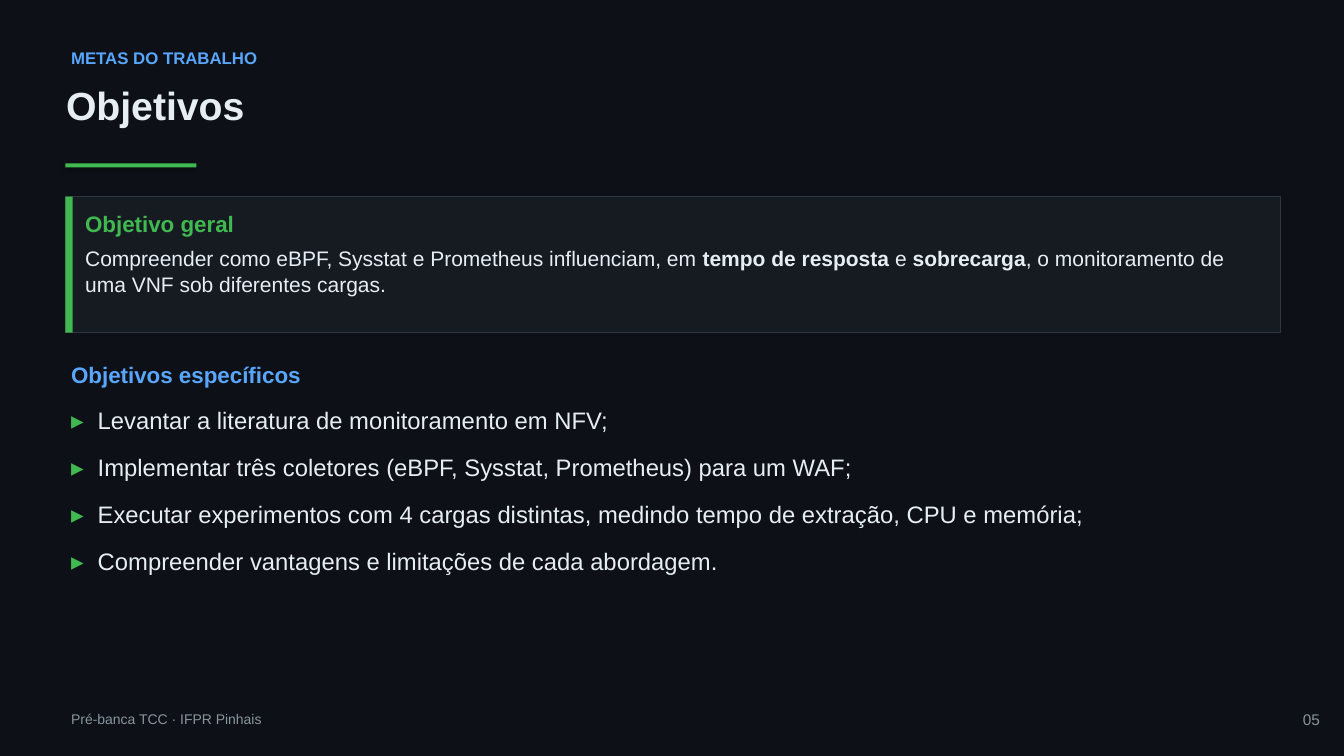
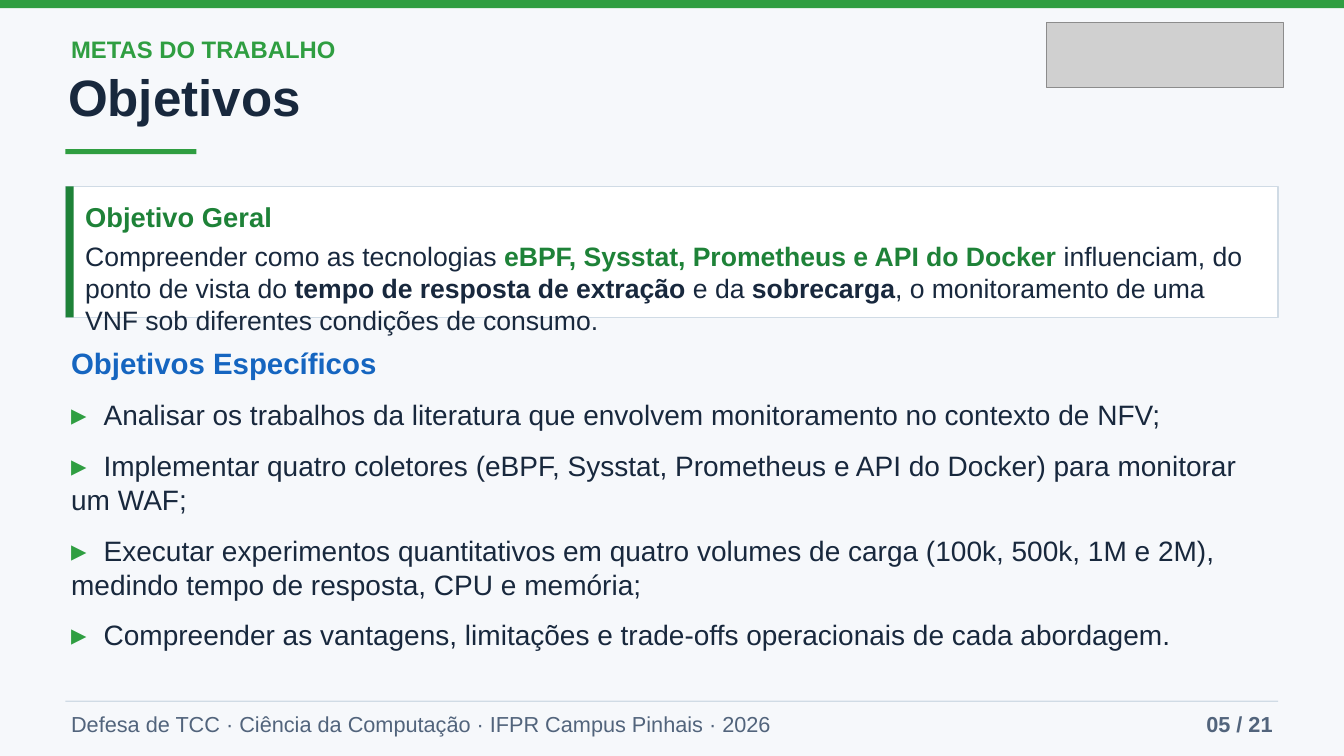
Before and after one commit to joaopedroplinta/vnf-monitoring-benchmark, a slide deck: slide 5 of docs/apresentacao/apresentacao_tcc.pptx. Drawn at 1344x756 pixels with LibreOffice and Linux fonts; fonts in the diff are those of the drawing; grey boxes stand for pictures. Boxes give left, top, right and bottom in pixels: in the first picture for what was removed or moved away, otherwise in the second. Text is boxed around its words. In the diff, an @@ line names an element or a change of style, - is before the commit and + after.

```diff
--- a/docs/apresentacao/apresentacao_tcc.pptx
+++ b/docs/apresentacao/apresentacao_tcc.pptx
@@ background #0D1117 to #F6F8FB @@
@@ rectangle added at bbox=[0, 0, 1344, 8], fill #2F9E41 @@
@@ picture added at bbox=[1047, 22, 1284, 88] @@
@@ text "METAS DO TRABALHO": place and size @@
-text "METAS DO TRABALHO" at bbox=[71, 52, 257, 64]
+text "METAS DO TRABALHO" at bbox=[71, 41, 336, 59]
@@ text "METAS DO TRABALHO" at bbox=[71, 41, 336, 59]: size 12 to 17 pt, text colour #58A6FF to #2F9E41 @@
@@ text "Objetivos": place and size @@
-text "Objetivos" at bbox=[66, 91, 244, 128]
+text "Objetivos" at bbox=[68, 79, 301, 126]
@@ text "Objetivos" at bbox=[68, 79, 301, 126]: size 28 to 36.5 pt, text colour #E6EDF3 to #18283D @@
@@ rectangle: place and size @@
-rectangle at bbox=[66, 163, 197, 167]
+rectangle at bbox=[66, 149, 197, 154]
@@ rectangle at bbox=[66, 149, 197, 154]: fill #3FB950 to #2F9E41; shadow off @@
@@ rectangle "Objetivo Geral": place and size @@
-rectangle "Objetivo Geral" at bbox=[66, 197, 1280, 333]
+rectangle "Objetivo Geral" at bbox=[66, 187, 1278, 318]
@@ rectangle "Objetivo Geral" at bbox=[66, 187, 1278, 318]: fill #161B22 to #FFFFFF; outline #30363D 0.75 pt to #D0DBE5 1 pt @@
@@ rectangle: place and size @@
-rectangle at bbox=[66, 197, 73, 333]
+rectangle at bbox=[66, 187, 74, 318]
@@ rectangle at bbox=[66, 187, 74, 318]: fill #3FB950 to #1E8238 @@
@@ text in rectangle at bbox=[85, 207, 1243, 336]: text changed; size 15 to 19 pt; text colour #E6EDF3 to #18283D @@
-Objetivo geral
-Compreender como eBPF, Sysstat e Prometheus influenciam, em tempo de resposta e sobrecarga, o monitoramento de uma VNF sob diferentes cargas.
+Objetivo Geral
+Compreender como as tecnologias eBPF, Sysstat, Prometheus e API do Docker influenciam, do ponto de vista do tempo de resposta de extração e da sobrecarga, o monitoramento de uma VNF sob diferentes condições de consumo.
@@ text at bbox=[71, 352, 1236, 650]: text changed; size 17 to 20 pt; text colour #E6EDF3 to #18283D @@
-Objetivos específicos
-▸ Levantar a literatura de monitoramento em NFV;
-▸ Implementar três coletores (eBPF, Sysstat, Prometheus) para um WAF;
-▸ Executar experimentos com 4 cargas distintas, medindo tempo de extração, CPU e memória;
-▸ Compreender vantagens e limitações de cada abordagem.
+Objetivos Específicos
+▸ Analisar os trabalhos da literatura que envolvem monitoramento no contexto de NFV;
+▸ Implementar quatro coletores (eBPF, Sysstat, Prometheus e API do Docker) para monitorar um WAF;
+▸ Executar experimentos quantitativos em quatro volumes de carga (100k, 500k, 1M e 2M), medindo tempo de resposta, CPU e memória;
+▸ Compreender as vantagens, limitações e trade-offs operacionais de cada abordagem.
@@ rectangle added at bbox=[66, 701, 1278, 702], fill #D0DBE5 @@
@@ text at bbox=[71, 716, 770, 737]: text changed; size 10 to 15.5 pt; text colour #8B949E to #52647C @@
-Pré-banca TCC · IFPR Pinhais
+Defesa de TCC · Ciência da Computação · IFPR Campus Pinhais · 2026
@@ text at bbox=[1206, 717, 1272, 732]: text changed; size 11 to 15.5 pt; text colour #8B949E to #52647C; bold on @@
-05
+05 / 21
```
Also in this commit, not shown: 5 other slides changed, 15 slides added, 13 slides removed, 6 other files.
